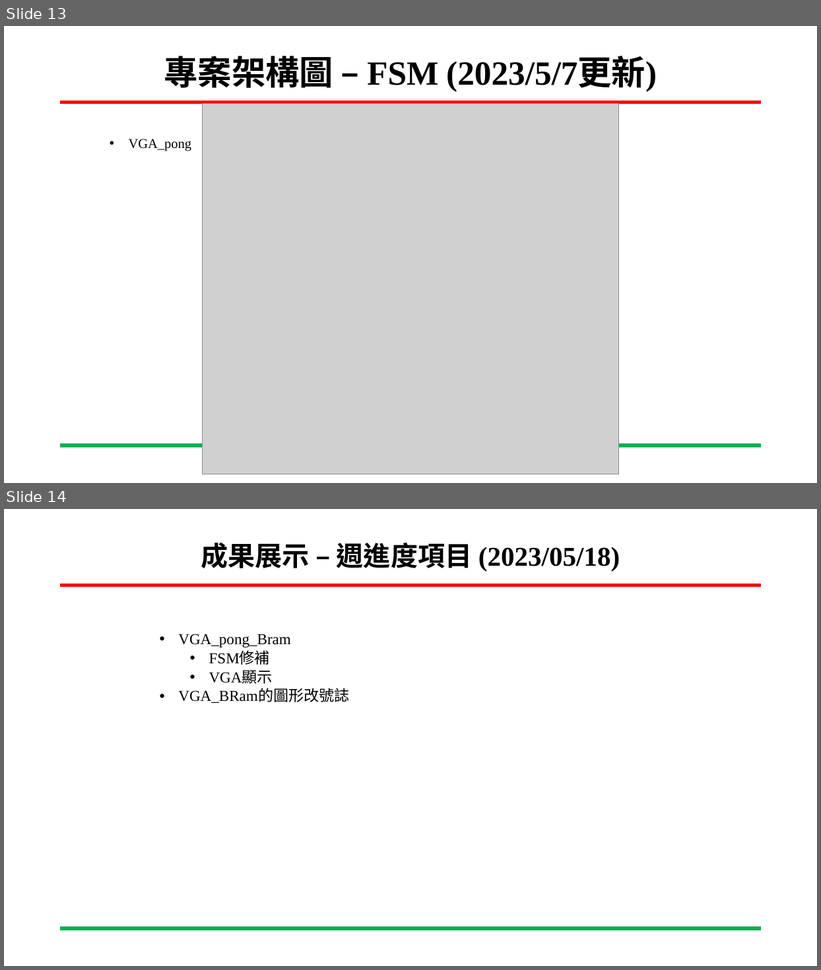
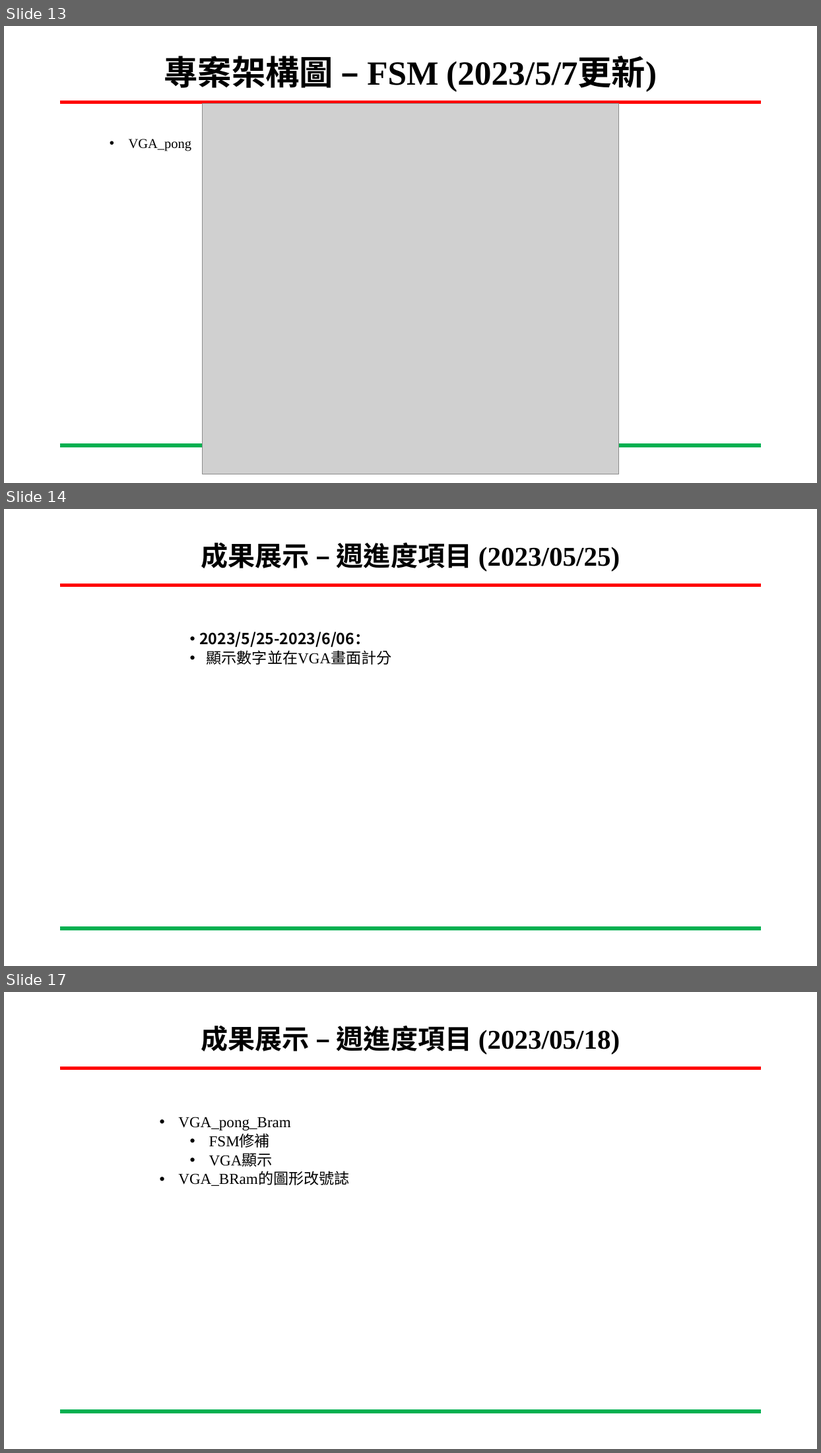
Before and after one commit to ing0331/FPGA, a slide deck: HW6_BRam_VGA/N06-Tutorial/專案進度報告-BRam_VGA-吳東穎-20230517.pptx. Shown one above the other, each under a label of ours: slides 13 and 14 before the commit, slides 13, 14 and 17 after it; the slides between them are not shown. The pictures are 821x970 and 821x1453 pixels, drawn with LibreOffice and Linux fonts; fonts in the diff are those of the drawing; grey boxes stand for pictures; background and template pictures are left out. Boxes give left, top, right and bottom in pixels: in the first picture for what was removed or moved away, otherwise in the second. Text is boxed around its words. In the diff, an @@ line names an element or a change of style, - is before the commit and + after.

```diff
--- a/HW6_BRam_VGA/N06-Tutorial/專案進度報告-BRam_VGA-吳東穎-20230517.pptx
+++ b/HW6_BRam_VGA/N06-Tutorial/專案進度報告-BRam_VGA-吳東穎-20230517.pptx
@@ slide 14 added at [4, 509, 817, 966], background #FFFFFF; not listed: 2 template elements that a slide beside it also shows @@
@@ title added at [201, 543, 620, 571], 32 pt, text #000000, bold @@
+成果展示 – 週進度項目 (2023/05/25)
@@ text added at [199, 632, 392, 665], 18 pt, text #000000, bold @@
+    • 2023/5/25-2023/6/06：
+    • 顯示數字並在VGA畫面計分
@@ what was slide 14 is now slide 17 @@
```
Also in this commit, not shown: 1 slide changed, 2 other slides added.
